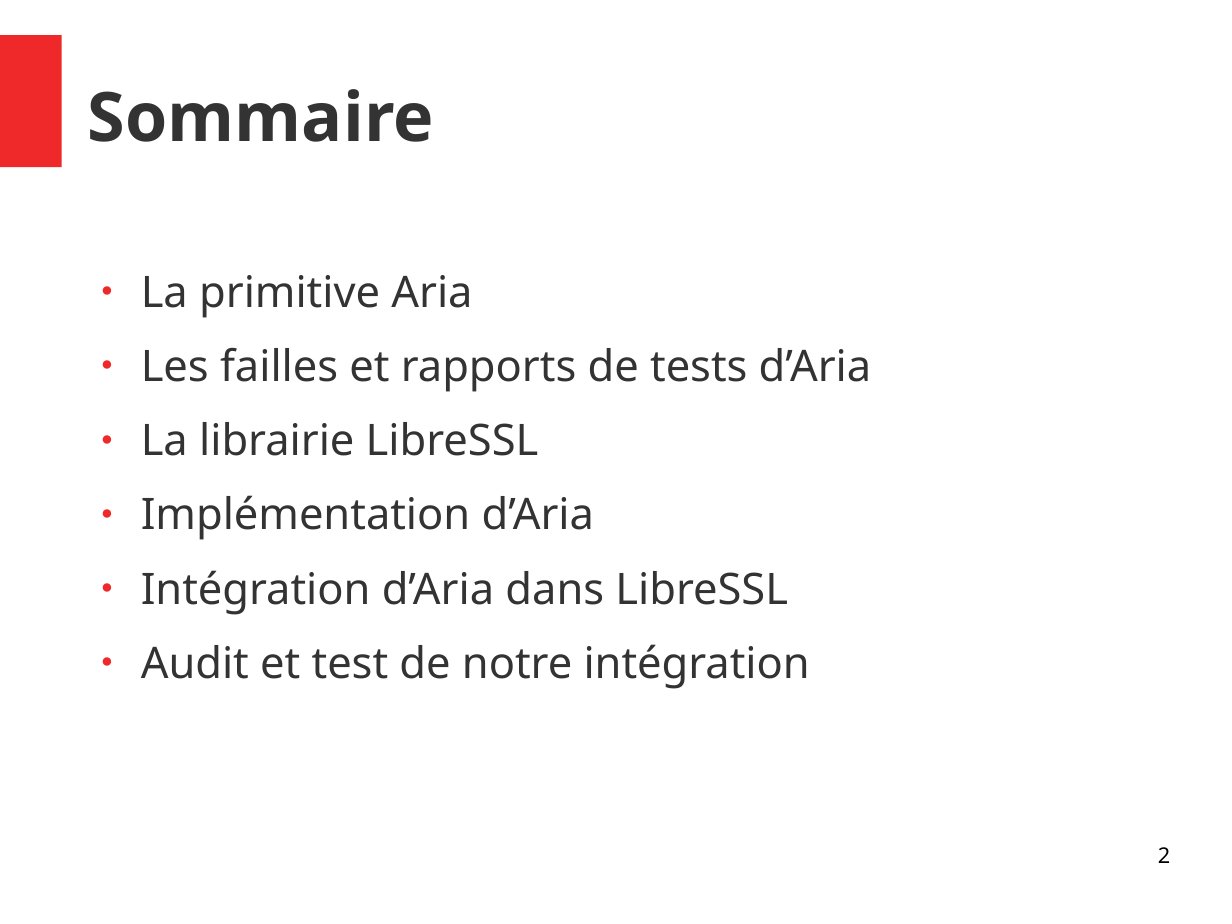
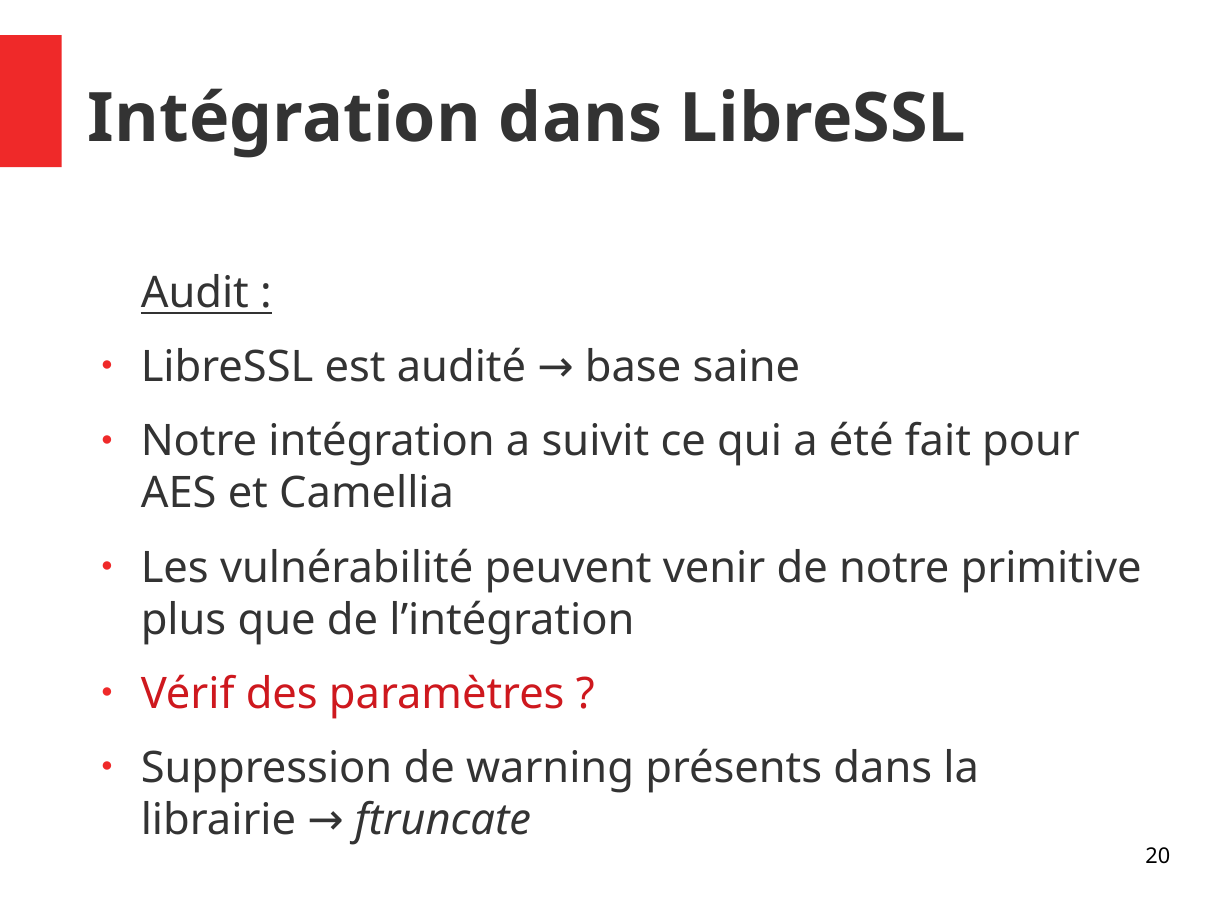
Before and after one commit to Allard-Chris/Aria, a slide deck: slide 20 of docs/[M2CSI]_ICP_Aria_Allard_Aulagnier.odp (slide 2 before the commit). Drawn at 1232x924 pixels with LibreOffice and Linux fonts; fonts in the diff are those of the drawing. Boxes give left, top, right and bottom in pixels: in the first picture for what was removed or moved away, otherwise in the second. Text is boxed around its words. In the diff, an @@ line names an element or a change of style, - is before the commit and + after.

```diff
--- a/docs/[M2CSI]_ICP_Aria_Allard_Aulagnier.odp
+++ b/docs/[M2CSI]_ICP_Aria_Allard_Aulagnier.odp
@@ title at (88, 88, 966, 158): text changed @@
-Sommaire
+Intégration dans LibreSSL
@@ text at (141, 274, 1142, 793): text changed @@
-● La primitive Aria
-● Les failles et rapports de tests d’Aria
-● La librairie LibreSSL
-● Implémentation d’Aria
-● Intégration d’Aria dans LibreSSL
-● Audit et test de notre intégration
+Audit :
+● LibreSSL est audité → base saine
+● Notre intégration a suivit ce qui a été fait pour AES et Camellia
+● Les vulnérabilité peuvent venir de notre primitive plus que de l’intégration
+● Vérif des paramètres ?
+● Suppression de warning présents dans la librairie → ftruncate
@@ page number at (1145, 847, 1170, 864): text changed @@
-2
+20
```
Also in this commit, not shown: 6 other slides changed, 15 slides added, 3 slides removed, 3 other files.
